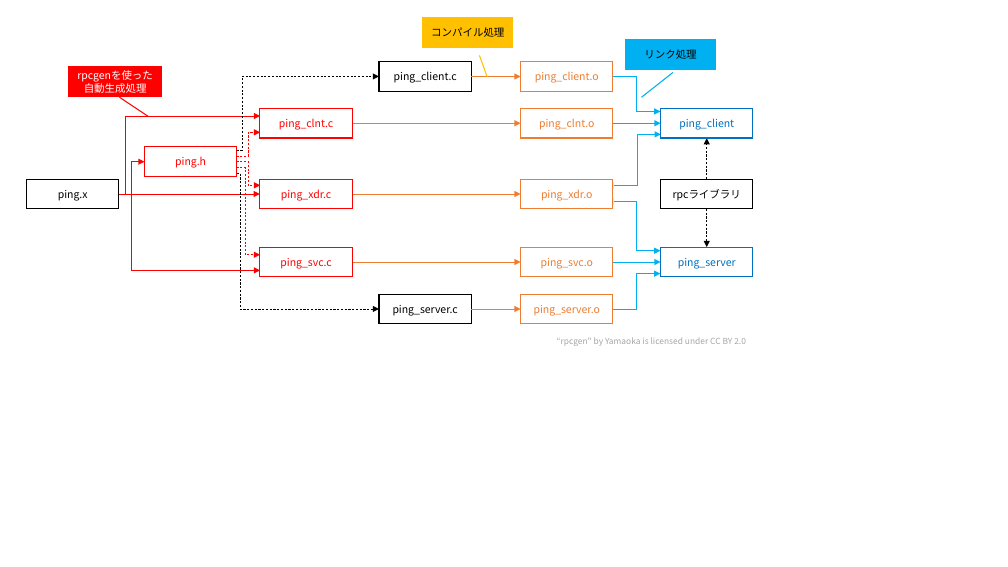
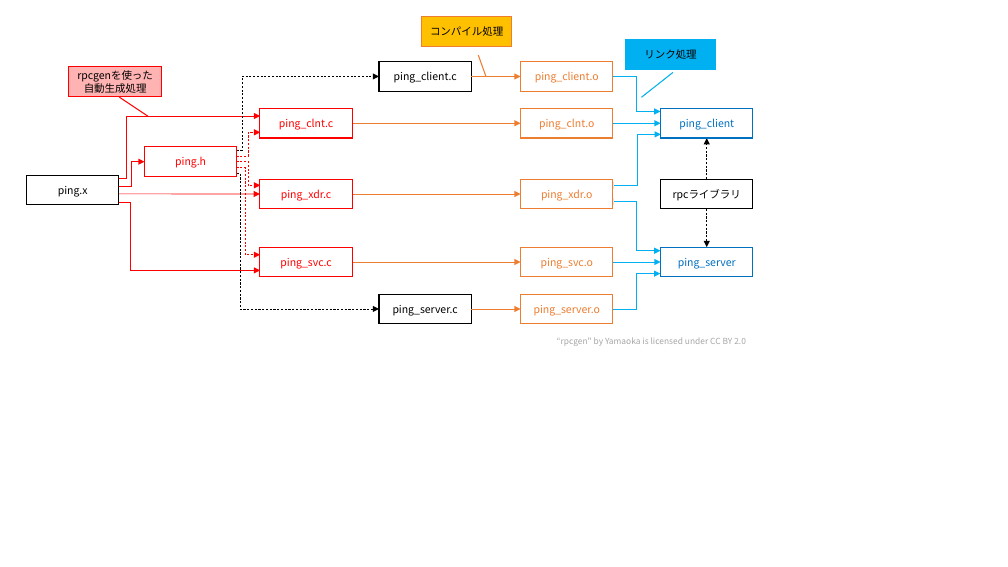
Before and after one commit to MitakaMakers/Qiita, a slide deck: slide 1 of 20230605_RPC/311.pptx. Drawn at 1008x567 pixels with LibreOffice and Linux fonts; fonts in the diff are those of the drawing. Boxes give left, top, right and bottom in pixels: in the first picture for what was removed or moved away, otherwise in the second. Text is boxed around its words. In the diff, an @@ line names an element or a change of style, - is before the commit and + after.

```diff
--- a/20230605_RPC/311.pptx
+++ b/20230605_RPC/311.pptx
@@ border callout "コンパイル処理" at [422,17,512,47]: outline #FFC000 1 pt to #ED7D31 1 pt @@
@@ border callout "rpcgenを使った自動生成処理" at [69,67,162,97]: text colour #FFFFFF to #000000; fill #FF0000 to #FFB3B3 @@
@@ elbow arrow moved from (119, 194) - (260, 116) to (119, 178) - (260, 116) @@
@@ rectangle "ping.x": place and size @@
-rectangle "ping.x" at [26,179,119,209]
+rectangle "ping.x" at [26,175,119,205]
@@ rectangle added at [113,175,119,181], outline #E7E6E6 1 pt @@
@@ elbow arrow moved from (119, 194) - (144, 162) to (119, 186) - (144, 162) @@
@@ rectangle added at [113,199,119,205], outline #E7E6E6 1 pt @@
@@ elbow arrow moved from (119, 194) - (260, 271) to (119, 202) - (260, 271) @@
```
Also in this commit, not shown: 1 other file.
